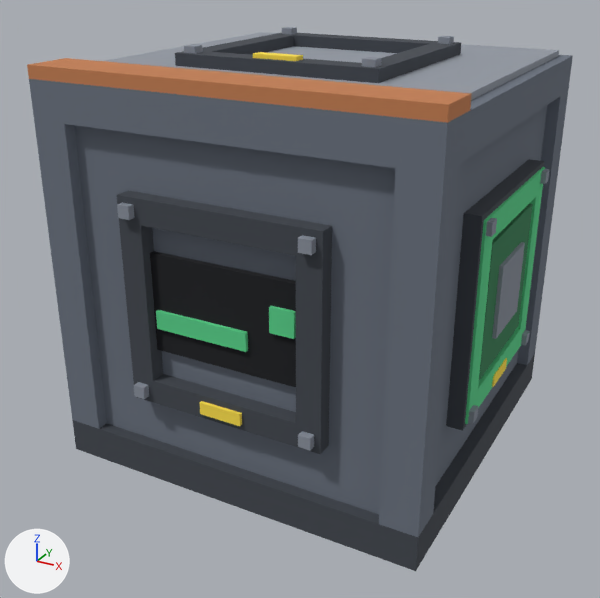
Two versions of the glTF model assets/models/placer.glb, one commit apart.
Rendered twice from a 50 mm camera at (1.477, -1.403, 1.302) aimed at (0.47, 0.427, 0.387). Arrows for +X, +Y and +Z are at lower left; the lights stay in place. The picture after the commit comes second. Vertices at exactly the same position are counted once.

In view in the first picture: 'body.015', 'link_x+.009', 'link_y-.009', 'link_z+.009', 'piston', 'tier.007'.
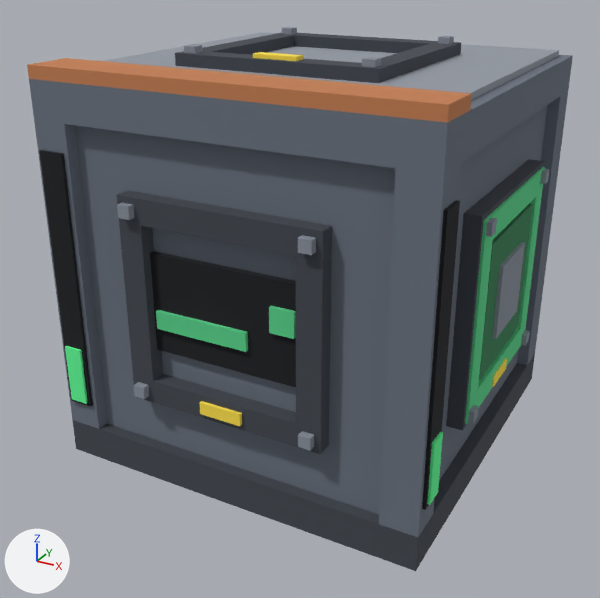
Location of each change, [x1, y1, x2, y2] in pixels of the pictures (600 x 598 px):
'run.003', added: after [65, 346, 443, 505]
part 1 of me_placer_body, added (black): after [422, 200, 460, 510]
part 2 of me_placer_body, added (black): after [39, 150, 93, 407]

The edits, one by one:
Material 'glow_run' (mat_glow_run) is new.
Its base color is (0.122, 1.0, 0.323) (green #62ff9a).
Its roughness is 1.0.
me_placer_body is used by ob_body_015; location (0.0, 0.0, 0.0).
me_placer_body had 162 vertices, 264 faces and spanned x 0.0..1.016, y 0.0..1.0, z 0.0..1.016.
me_placer_body now has 194 vertices, 312 faces and spans x -0.008..1.016, y -0.008..1.008, z 0.0..1.016.
me_placer_body part 1: a new loose piece, a box spanning x 0.994..1.008, y 0.012..0.081, z 0.162..0.837, in mat_black (black #15171c).
me_placer_body part 2: a new loose piece, a box spanning x 0.013..0.081, y -0.008..0.006, z 0.162..0.837, in mat_black (black #15171c).
Other edits to the shape of me_placer_body do not show in these pictures.
Mesh me_placer_run is new.
It consists of a box spanning x 0.997..1.014, y 0.022..0.072, z 0.172..0.328; a box spanning x 0.928..0.978, y 0.997..1.014, z 0.172..0.328; a box spanning x -0.014..0.003, y 0.928..0.978, z 0.172..0.328; a box spanning x 0.022..0.072, y -0.014..0.003, z 0.172..0.328.
It uses material mat_glow_run (green #62ff9a).
Object 'run.003' (ob_run_003) is new; it shows me_placer_run.
Its location is (0.0, 0.0, 0.0).
